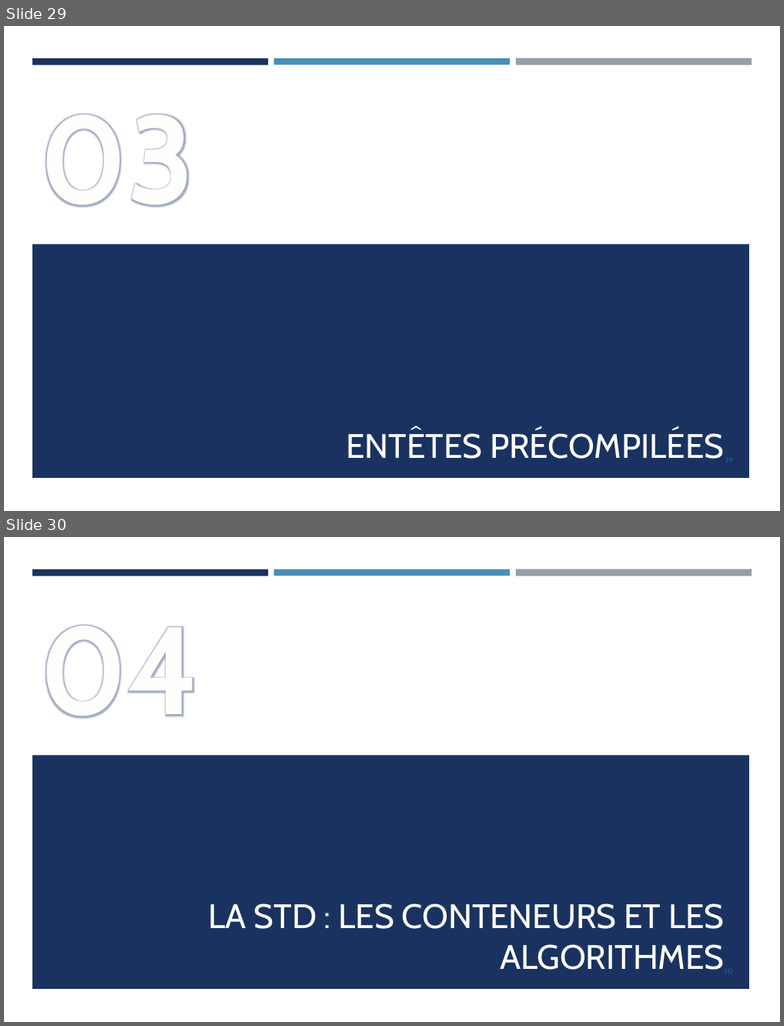
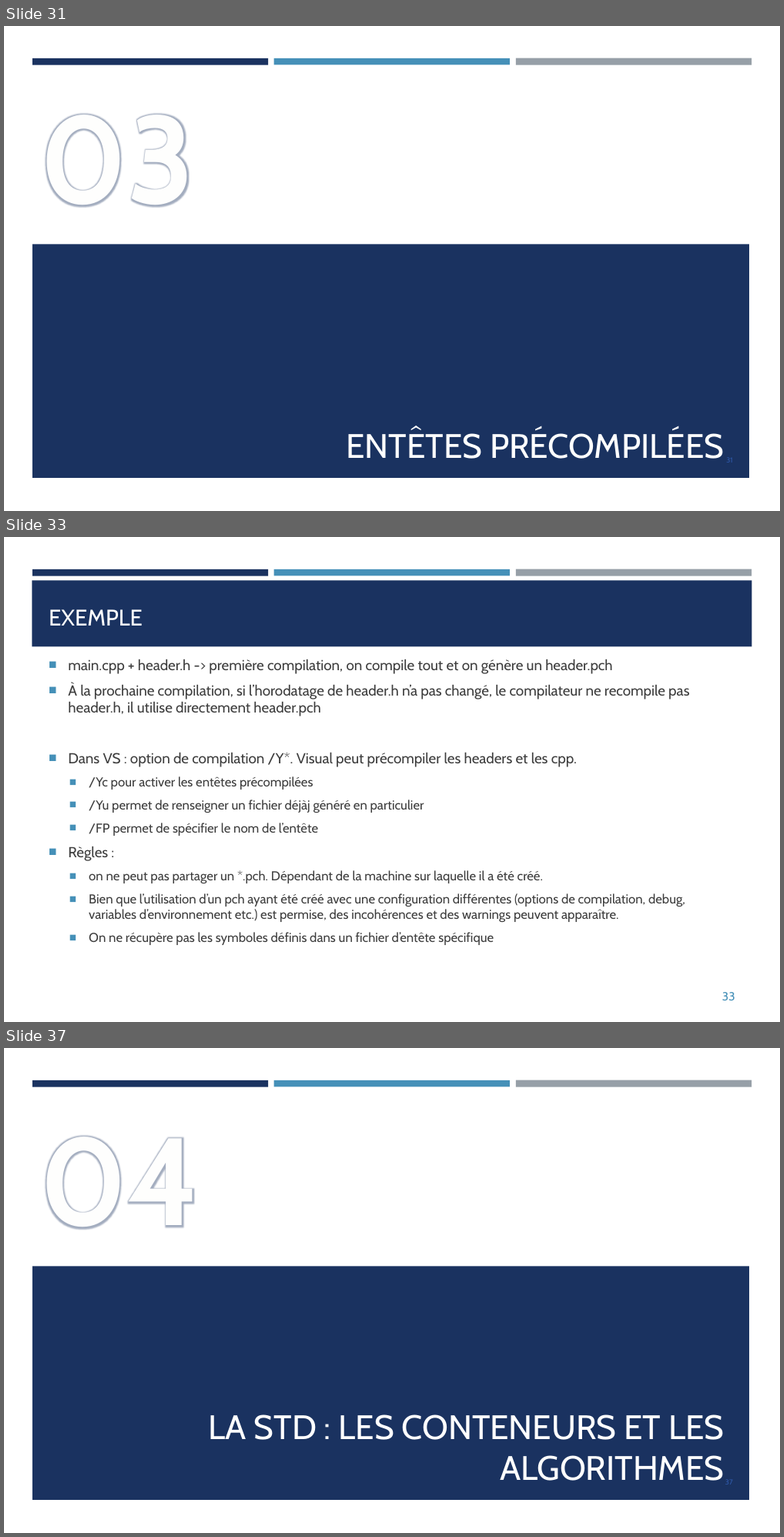
Before and after one commit to franckginguene/cpp_scalian, a slide deck: diapos/CPP_matin.pptx. Shown one above the other, each under a label of ours: slides 29 and 30 before the commit, slides 31, 33 and 37 after it; the slides between them are not shown. The pictures are 784x1026 and 784x1537 pixels, drawn with LibreOffice and Linux fonts; fonts in the diff are those of the drawing. Boxes give left, top, right and bottom in pixels: in the first picture for what was removed or moved away, otherwise in the second. Text is boxed around its words. In the diff, an @@ line names an element or a change of style, - is before the commit and + after.

Commit message:
entête précompilées

```diff
--- a/diapos/CPP_matin.pptx
+++ b/diapos/CPP_matin.pptx
@@ slide 33 added at <box>4,537,780,1022</box>, background #FFFFFF; not listed: 3 template elements that a slide beside it also shows @@
@@ rectangle added at <box>32,580,752,646</box>, fill #1A3260 @@
@@ title added at <box>49,609,143,626</box>, 21 pt, text #FFFFFF @@
+EXEMPLE
@@ text added at <box>68,659,689,945</box>, 12 pt, text #3D3D3D @@
+■ main.cpp + header.h -> première compilation, on compile tout et on génère un header.pch
+■ À la prochaine compilation, si l’horodatage de header.h n’a pas changé, le compilateur ne recompile pas header.h, il utilise directement header.pch
+■ Dans VS : option de compilation /Y*. Visual peut précompiler les headers et les cpp.
+  ■ /Yc pour activer les entêtes précompilées
+  ■ /Yu permet de renseigner un fichier déjàj généré en particulier
+  ■ /FP permet de spécifier le nom de l’entête
+■ Règles :
+  ■ on ne peut pas partager un *.pch. Dépendant de la machine sur laquelle il a été créé.
+  ■ Bien que l’utilisation d’un pch ayant été créé avec une configuration différentes (options de compilation, debug, variables d’environnement etc.) est permise, des incohérences et des warnings peuvent apparaître.
+  ■ On ne récupère pas les symboles définis dans un fichier d’entête spécifique
@@ page number added at <box>722,992,736,1001</box>, 11 pt, text #4590B8 @@
+33
@@ what was slide 29 is now slide 31 @@
@@ what was slide 30 is now slide 37 @@
```
Also in this commit, not shown: 1 slide changed, 6 other slides added.
